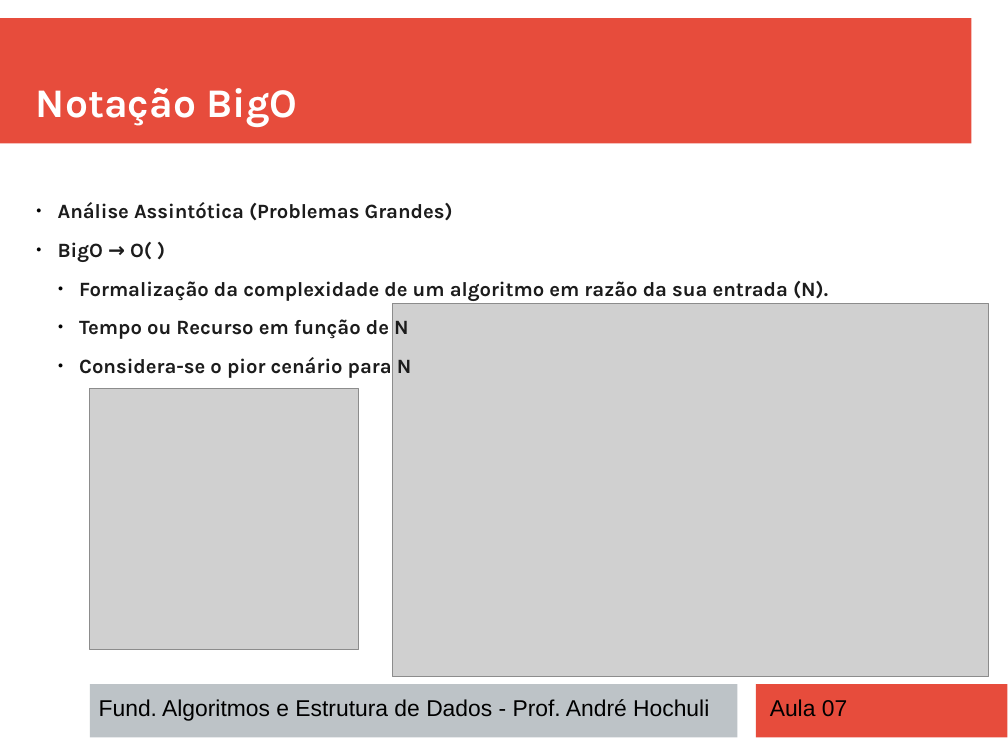
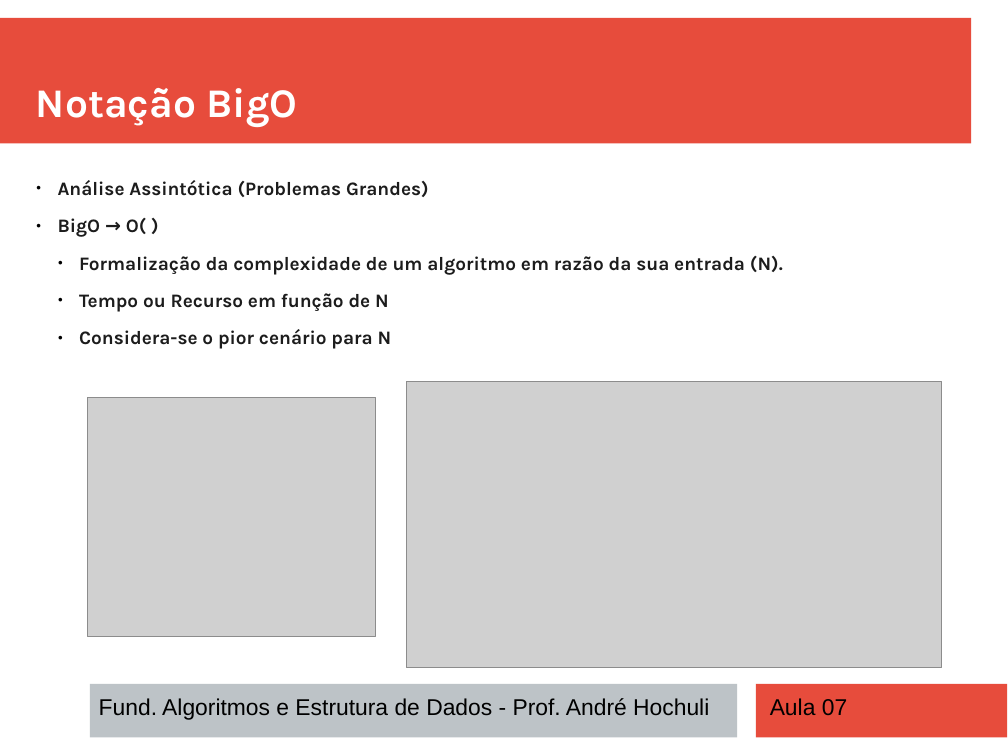
Before and after one commit to andrehochuli/teaching, a slide deck: slide 4 of DataStructuresAndAlgorithms/Aula 07 - BigO e Programacao Dinamica/Aula 07 - Programação Dinamica.pptx. Drawn at 1008x756 pixels with LibreOffice and Linux fonts; fonts in the diff are those of the drawing; grey boxes stand for pictures. Boxes give left, top, right and bottom in pixels: in the first picture for what was removed or moved away, otherwise in the second. Text is boxed around its words. In the diff, an @@ line names an element or a change of style, - is before the commit and + after.

```diff
--- a/DataStructuresAndAlgorithms/Aula 07 - BigO e Programacao Dinamica/Aula 07 - Programação Dinamica.pptx
+++ b/DataStructuresAndAlgorithms/Aula 07 - BigO e Programacao Dinamica/Aula 07 - Programação Dinamica.pptx
@@ text "Análise Assintótica (Problemas Grandes)": place and size @@
-text "Análise Assintótica (Problemas Grandes)" at [58, 202, 828, 378]
+text "Análise Assintótica (Problemas Grandes)" at [58, 180, 783, 349]
@@ text "Análise Assintótica (Problemas Grandes)" at [58, 180, 783, 349]: size 16 to 15 pt @@
@@ picture: place and size @@
-picture at [392, 304, 989, 678]
+picture at [406, 381, 942, 669]
@@ picture: place and size @@
-picture at [90, 389, 359, 649]
+picture at [87, 397, 376, 637]
```
Also in this commit, not shown: 6 other slides changed, 3 other files.
